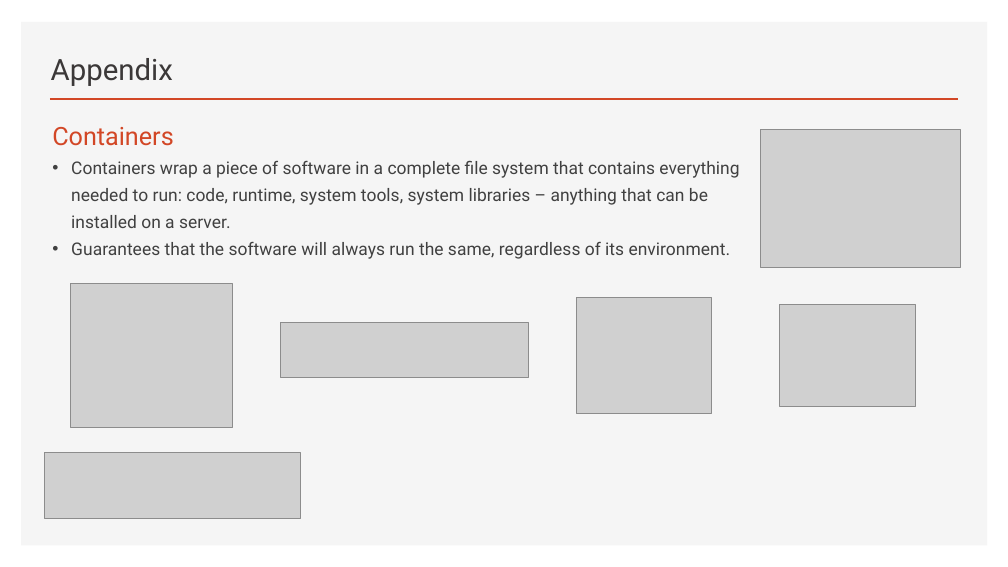
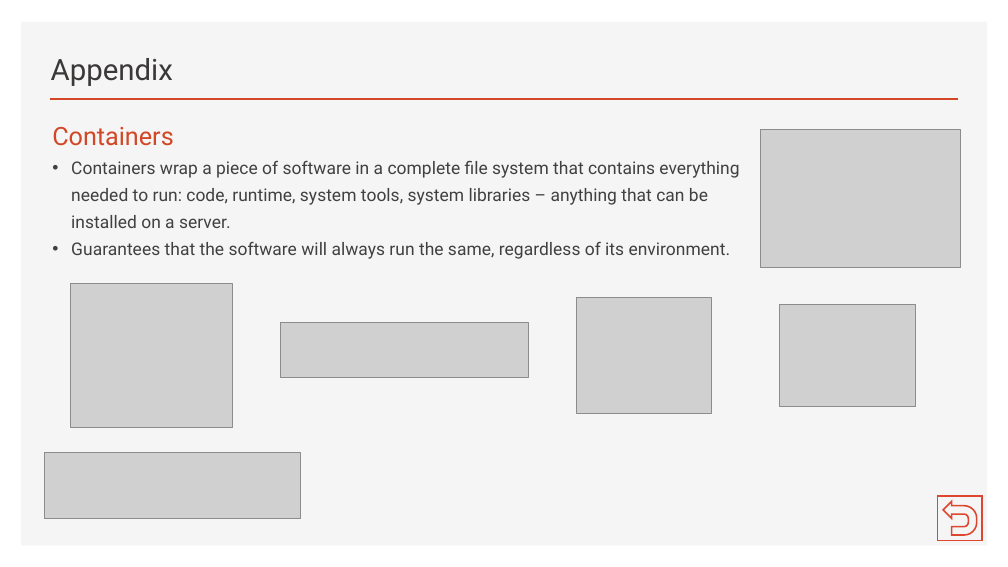
Before and after one commit to brianperera/EasyMaintain, a slide deck: slide 22 of Documents/MicroServices.pptx (slide 19 before the commit). Drawn at 1008x567 pixels with LibreOffice and Linux fonts; fonts in the diff are those of the drawing; grey boxes stand for pictures. Boxes give left, top, right and bottom in pixels: in the first picture for what was removed or moved away, otherwise in the second. Text is boxed around its words. In the diff, an @@ line names an element or a change of style, - is before the commit and + after.

```diff
--- a/Documents/MicroServices.pptx
+++ b/Documents/MicroServices.pptx
@@ action button return added at (938, 496, 982, 541), outline #DD462F 1.5 pt @@
```
Also in this commit, not shown: 8 other slides changed, 6 slides added, 1 slide removed.
